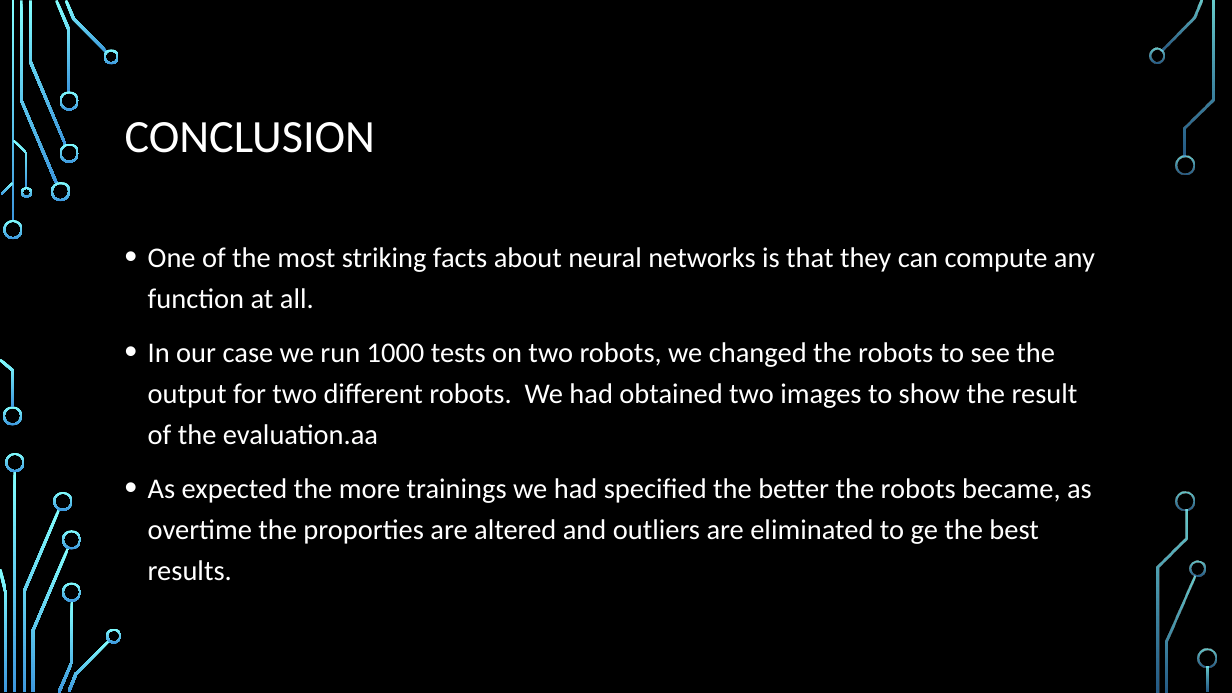
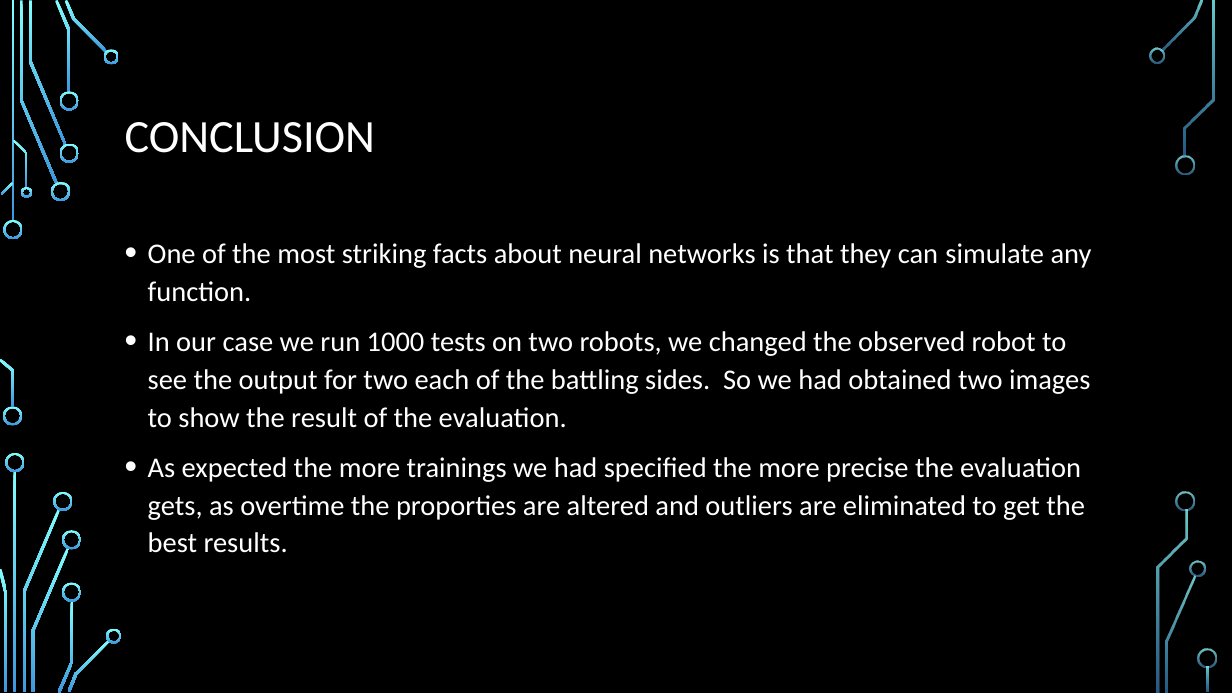
Before and after one commit to kacper97/NeuralNetworks, a slide deck: slide 8 of Presentation 3.pptx. Drawn at 1232x693 pixels with LibreOffice and Linux fonts; fonts in the diff are those of the drawing; background and template pictures are left out. Boxes give left, top, right and bottom in pixels: in the first picture for what was removed or moved away, otherwise in the second. Text is boxed around its words. In the diff, an @@ line names an element or a change of style, - is before the commit and + after.

```diff
--- a/Presentation 3.pptx
+++ b/Presentation 3.pptx
@@ text at [148, 243, 1092, 553]: text changed @@
-• One of the most striking facts about neural networks is that they can compute any function at all.
-• In our case we run 1000 tests on two robots, we changed the robots to see the output for two different robots. We had obtained two images to show the result of the evaluation.aa
-• As expected the more trainings we had specified the better the robots became, as overtime the proporties are altered and outliers are eliminated to ge the best results.
+• One of the most striking facts about neural networks is that they can simulate any function.
+• In our case we run 1000 tests on two robots, we changed the observed robot to see the output for two each of the battling sides. So we had obtained two images to show the result of the evaluation.
+• As expected the more trainings we had specified the more precise the evaluation gets, as overtime the proporties are altered and outliers are eliminated to get the best results.
```
Also in this commit, not shown: 4 other slides changed.
